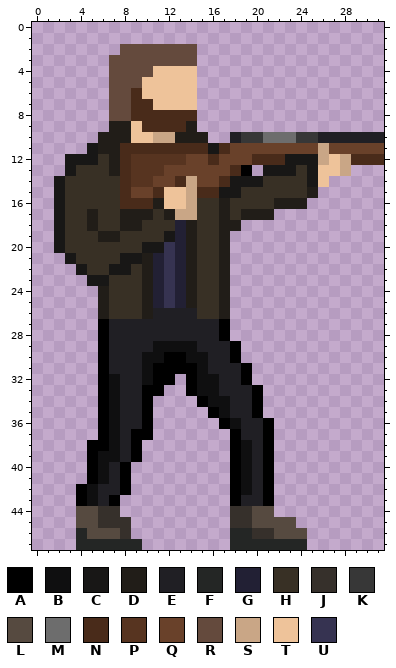
Two states of a pixel-art file, Art/Player/player_bolt_action_hold.aseprite. The picture above is the old version.
32x48 pixels, 1 frame. Colours within 5 levels of each other are drawn and written as one.
Visible layers, top first: "left_arm", "right_arm", "Layer 1", "Head", "body", "left_leg Copy".
Palette (. is transparent): A #000000  B #0f0f10  C #181716  D #211d18  E #201f24  F #242625  G #222034  H #383025  J #36302b  K #373737  L #564a40  M #6d6d6d  N #492b1a  P #573420  Q #69412a  R #644a3d  S #c9a686  T #eec39a  U #363351
Pixels before, first column x 2:
 2 ......RRRRRRR.................
 3 .....RRRRRRRR.................
 4 .....RRRRTTTT.................
 5 .....RRRTTTTT.................
 6 .....RRNTTTTT.................
 7 .....RRNNTTTT.................
 8 .....RRNNNNNN.................
 9 .....DDTNNNND.................
10 ....DDDTTSSDDD..EKKMMMKKEEEEEE
11 ...CDDNNNNNNNNCNQQQQQQQQSQQQQQ
12 .CCCHDNPPPPPQQNQQQNNNCCCSTSNNN
13 .CHHHDNPPPQQQQQQNA.CCCHCTTS...
14 CHHHHHNPPQQNSQQNCCCHHHHCT.....
15 CHHHHHNQQNTTSNNCCHHHHHHD......
16 CHHHHHNNNDTTSHHDHHHHDDD.......
17 CHHDHHDDDHDSSHHDHDDD..........
18 CHHDHHDDHHHGDHHDD.............
19 CHHHDDHHHHCGDHHD..............
20 CHHHHHHHCCUGDHHD..............
21 .CHHHHCCDGUGDHHD..............
22 ..CHHCCHDGUGDHHD..............
23 ...CCHHHDGUGDHHD..............
24 ....DHHHDGUGDHHD..............
25 ....DHHHDGUGDHHD..............
26 ....DHHHDEEEEHHD..............
27 ....AEEEEEEEEEEA..............
28 ....AEEEEEEEEEEA..............
29 ....AEEEEBBBBEEEA.............
30 ....AEEEBBAABBEEA.............
31 ....AEEEBAAAABEEEA............
32 ....ABEEBAA.ABBEEA............
33 ....ABEEAA..ABBEEEA...........
34 ....ABEEA....ABBEEA...........
35 ....ABEEA.....ABEEA...........
36 ....ABEEA......ABEEA..........
37 ....ABEAA.......AEEA..........
38 ...AABEA........ABEA..........
39 ...ABBEA........ABEA..........
40 ...ABEA.........ABEA..........
41 ...ABEA.........ABEA..........
42 ..ABEEA.........ABEA..........
43 ..ABEA..........AEEA..........
44 ..LLJJ..........JJLL..........
45 ..LLJJJ.........JJLLLL........
46 ..FLLLJ.........FFJJLLL.......
47 ..FFFFFF........FFFFFFF.......
Now the later version:
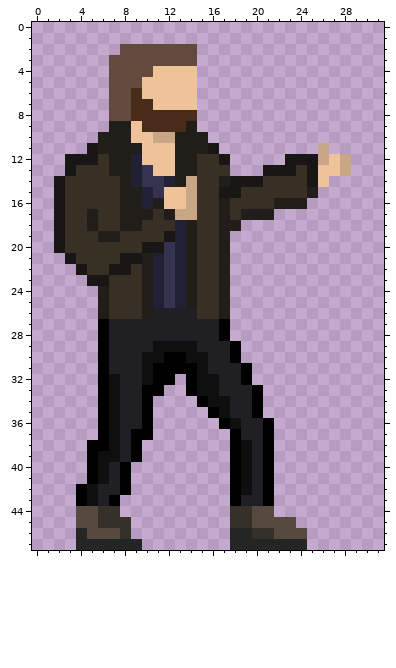
From the commit log: generic ItemManger for player managers added
Diff:
layer "Layer 1" now hidden
Colour Q becomes colour C in row 12 at x 17.
Colour N becomes colour D in row 11 at x 8 to 9 and 13 to 15; in rows 12 to 13 at x 8; in row 14 at x 8, 13 and 17; in row 15 at x 8; in row 16 at x 8 to 9.
Colour P becomes colour D in row 12 at x 13.
Colour Q becomes colour D in row 12 at x 14; in row 13 at x 13 to 14; in row 15 at x 9.
Colour N becomes colour G in row 16 at x 10.
Colour P becomes colour G in rows 12 to 14 at x 9.
Colour Q becomes colour G in row 14 at x 12; in row 15 at x 10.
Colour N becomes colour H in row 12 at x 16; in row 15 at x 15 to 16.
Colour Q becomes colour H in row 12 at x 15; in row 13 at x 15 to 17; in row 14 at x 15 to 16.
Colour N becomes colour T in row 11 at x 10 to 12.
Colour P becomes colour T in row 12 at x 10 to 12; in row 13 at x 11.
Colour Q becomes colour T in row 13 at x 12.
Colour N becomes colour U in row 15 at x 11.
Colour P becomes colour U in rows 13 to 14 at x 10.
Colour Q becomes colour U in row 14 at x 11.
The author cleared colour A in row 13 at x 19.
The author cleared colour E in row 10 at x 18 and 26 to 31.
The author cleared colour K in row 10 at x 19 to 20 and 24 to 25.
The author cleared colour M in row 10 at x 21 to 23.
The author cleared colour N in row 11 at x 17; in row 12 at x 20 to 22 and 29 to 31; in row 13 at x 18.
The author cleared colour Q in row 11 at x 18 to 25 and 27 to 31; in row 12 at x 18 to 19.
Where, in picture pixels (left, top, right, bottom), the same in both pictures:
changed: (120, 132, 384, 209)
